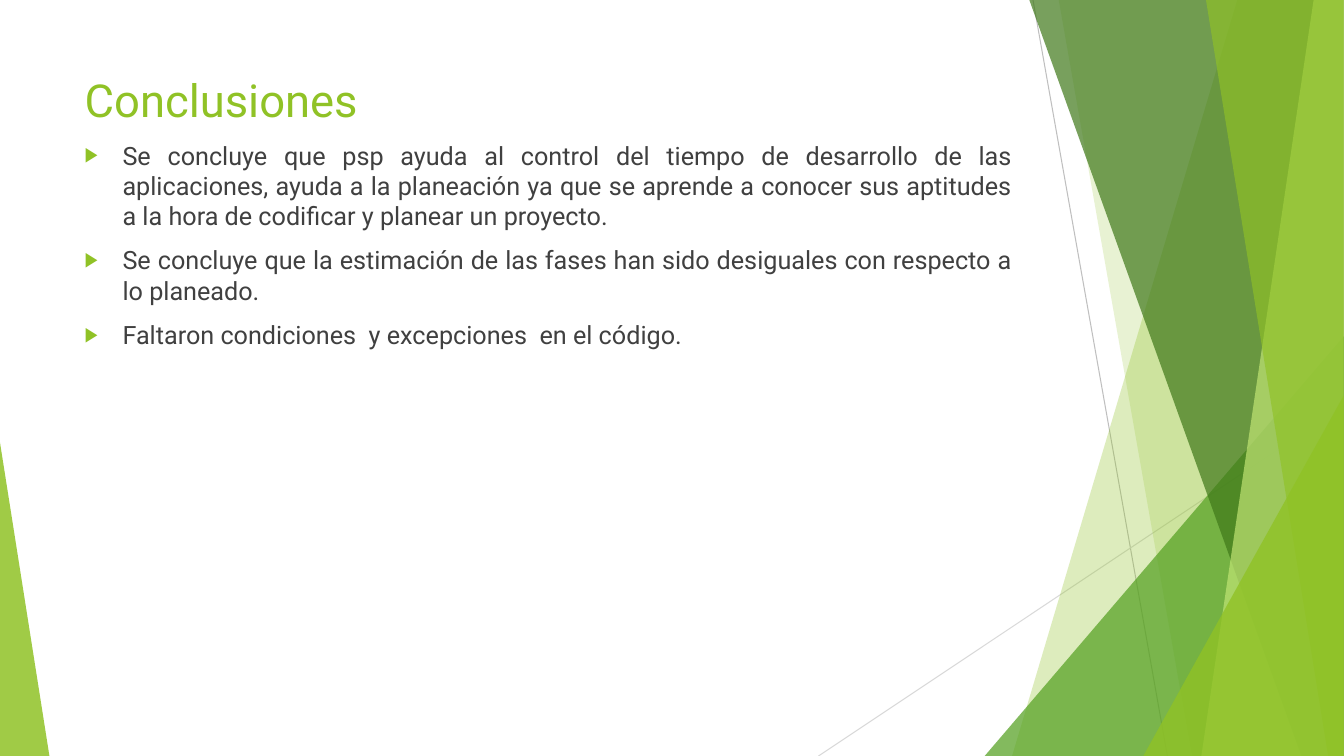
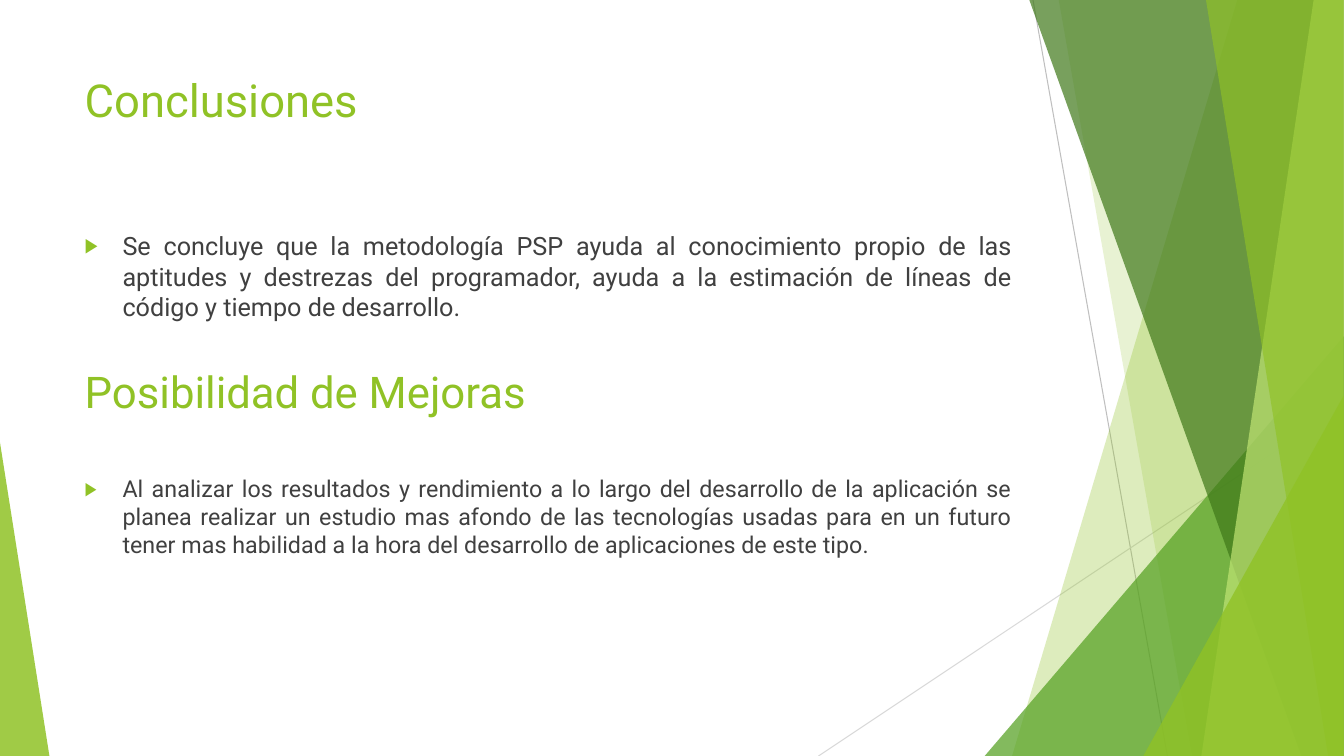
Before and after one commit to emiraldo/Tienda, a slide deck: slide 6 of postmortem/PostMortem.pptx (slide 5 before the commit). Drawn at 1344x756 pixels with LibreOffice and Linux fonts; fonts in the diff are those of the drawing. Boxes give left, top, right and bottom in pixels: in the first picture for what was removed or moved away, otherwise in the second. Text is boxed around its words. In the diff, an @@ line names an element or a change of style, - is before the commit and + after.

```diff
--- a/postmortem/PostMortem.pptx
+++ b/postmortem/PostMortem.pptx
@@ text at (123,236,1012,322): text changed @@
-▶ Se concluye que psp ayuda al control del tiempo de desarrollo de las aplicaciones, ayuda a la planeación ya que se aprende a conocer sus aptitudes a la hora de codificar y planear un proyecto.
-▶ Se concluye que la estimación de las fases han sido desiguales con respecto a lo planeado.
-▶ Faltaron condiciones y excepciones en el código.
+▶ Se concluye que la metodología PSP ayuda al conocimiento propio de las aptitudes y destrezas del programador, ayuda a la estimación de líneas de código y tiempo de desarrollo.
@@ text added at (85,375,526,418), 31.2 pt, text #90C226 @@
+Posibilidad de Mejoras
@@ text added at (123,479,1010,558), 16.6 pt, text #404040 @@
+▶ Al analizar los resultados y rendimiento a lo largo del desarrollo de la aplicación se planea realizar un estudio mas afondo de las tecnologías usadas para en un futuro tener mas habilidad a la hora del desarrollo de aplicaciones de este tipo.
```
Also in this commit, not shown: 3 other slides changed, 1 slide added, 2 other files.
